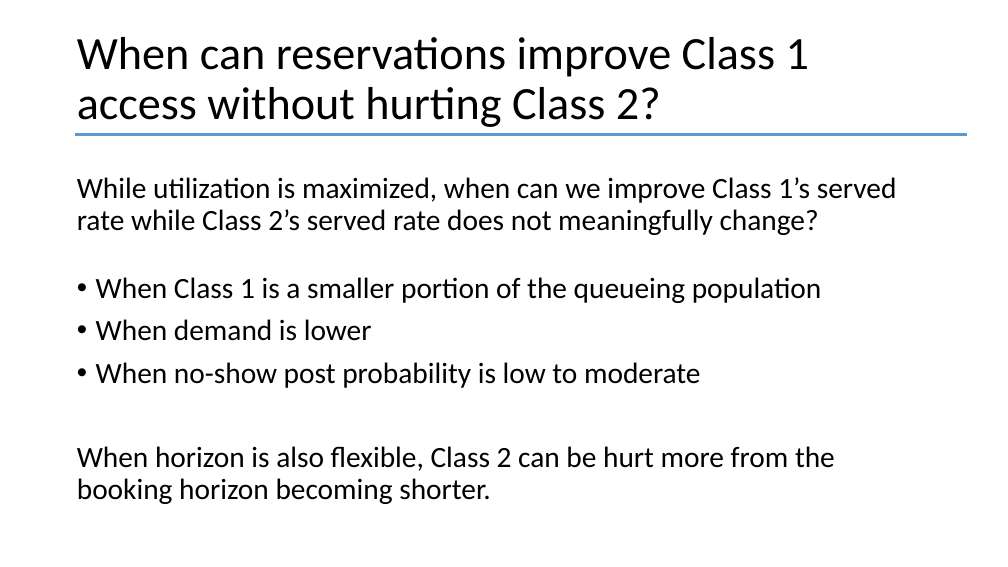
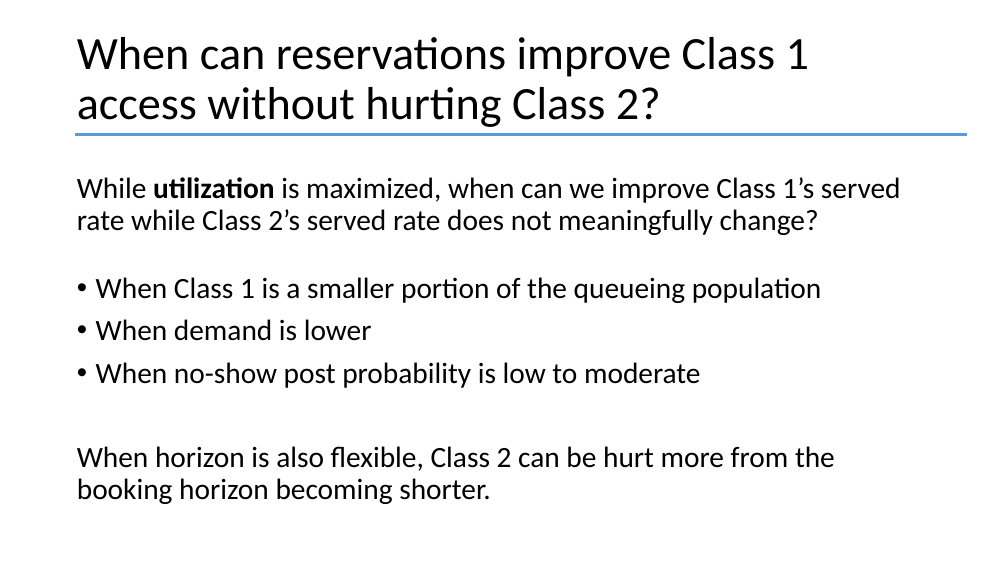
Before and after one commit to YcartXin/CUIMC-Appointment-Simulation, a slide deck: slide 22 of presentation/FCFS Presentation.pptx. Drawn at 1008x567 pixels with LibreOffice and Linux fonts; fonts in the diff are those of the drawing. Boxes give left, top, right and bottom in pixels: in the first picture for what was removed or moved away, otherwise in the second. Text is boxed around its words. In the diff, an @@ line names an element or a change of style, - is before the commit and + after.

```diff
--- a/presentation/FCFS Presentation.pptx
+++ b/presentation/FCFS Presentation.pptx
@@ text at <box>77,177,901,235</box>: bold on in "utilization" @@
```
Also in this commit, not shown: 5 other slides changed, 5 slides added, 17 other files.
